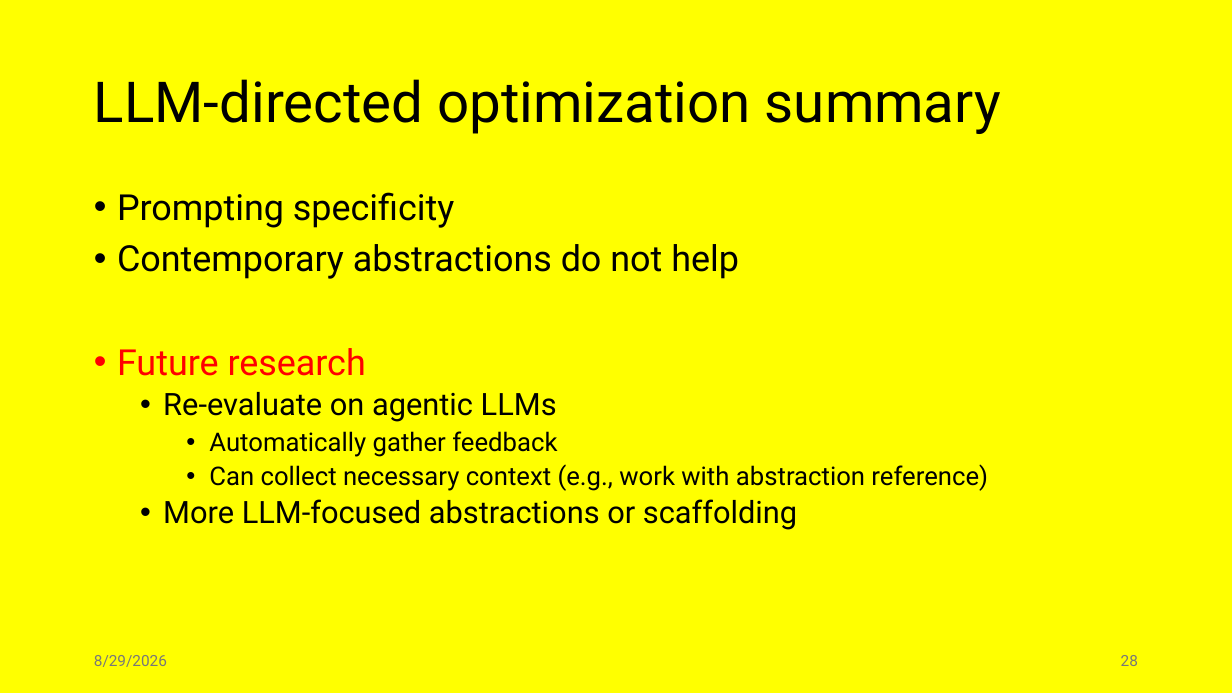
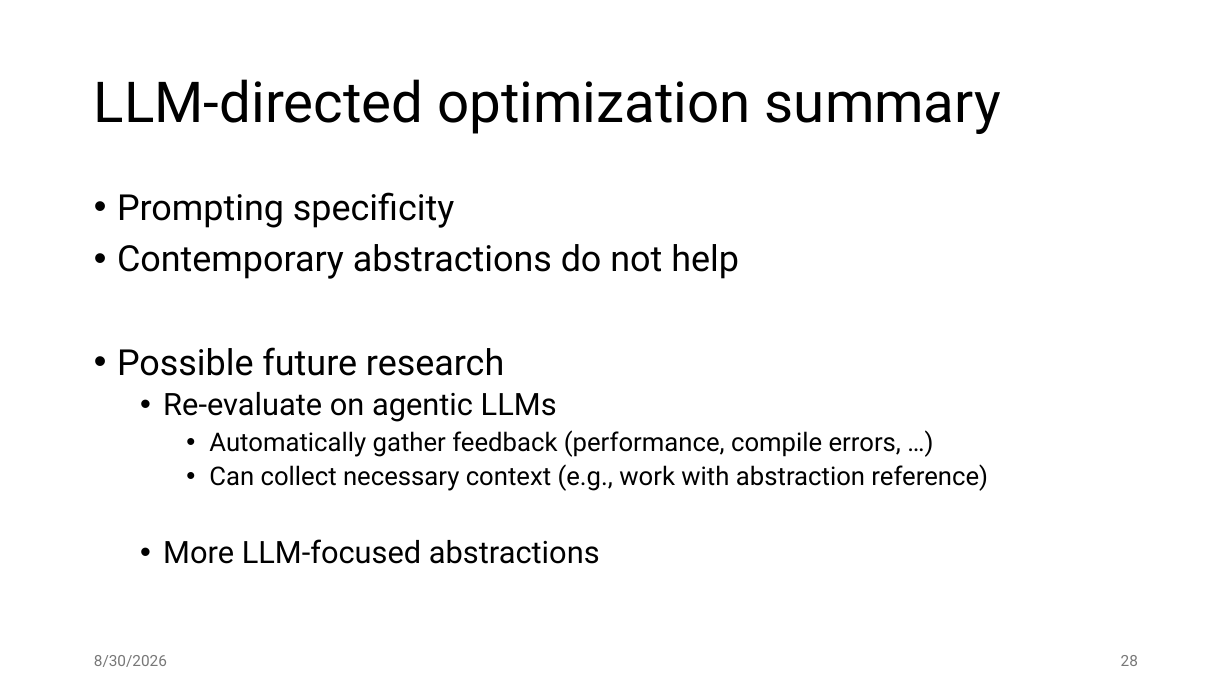
Before and after one commit to jiriklepl/phd-thesis, a slide deck: slide 28 of slides/Optimizing Memory Layouts and Traversal Orders in High-Performance Computing.pptx. Drawn at 1232x693 pixels with LibreOffice and Linux fonts; fonts in the diff are those of the drawing. Boxes give left, top, right and bottom in pixels: in the first picture for what was removed or moved away, otherwise in the second. Text is boxed around its words. In the diff, an @@ line names an element or a change of style, - is before the commit and + after.

```diff
--- a/slides/Optimizing Memory Layouts and Traversal Orders in High-Performance Computing.pptx
+++ b/slides/Optimizing Memory Layouts and Traversal Orders in High-Performance Computing.pptx
@@ background #FFFF00 to #FFFFFF @@
@@ text at <box>117,347,504,376</box>: text changed; text colour #FF0000 to #000000 @@
-• Future research
+• Possible future research
@@ text at <box>209,430,901,457</box>: text changed @@
-    • Automatically gather feedback
+    • Automatically gather feedback (performance, compile errors, …)
@@ text at <box>163,539,600,564</box>: text changed @@
-  • More LLM-focused abstractions or scaffolding
+  • More LLM-focused abstractions
@@ text at <box>94,655,167,667</box>: text changed @@
-8/29/2026
+8/30/2026
```
Also in this commit, not shown: 30 other slides changed, 4 slides added.
